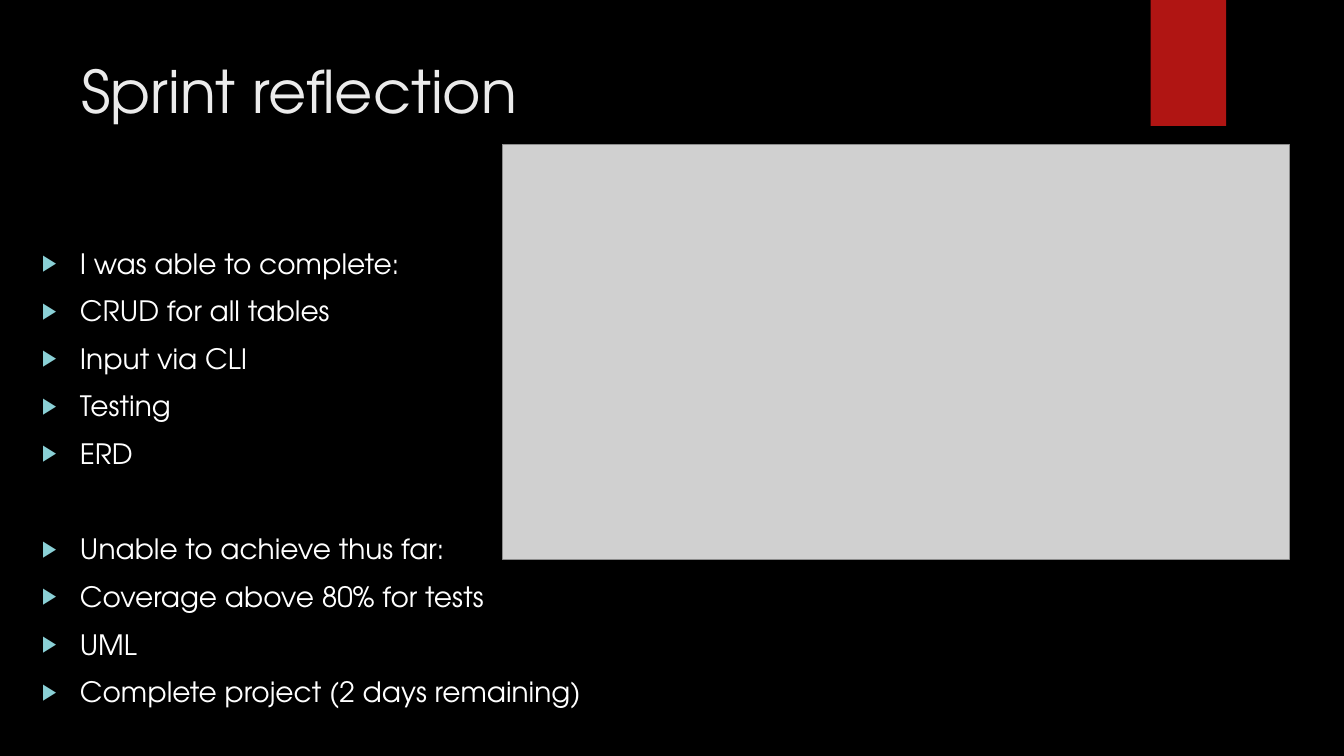
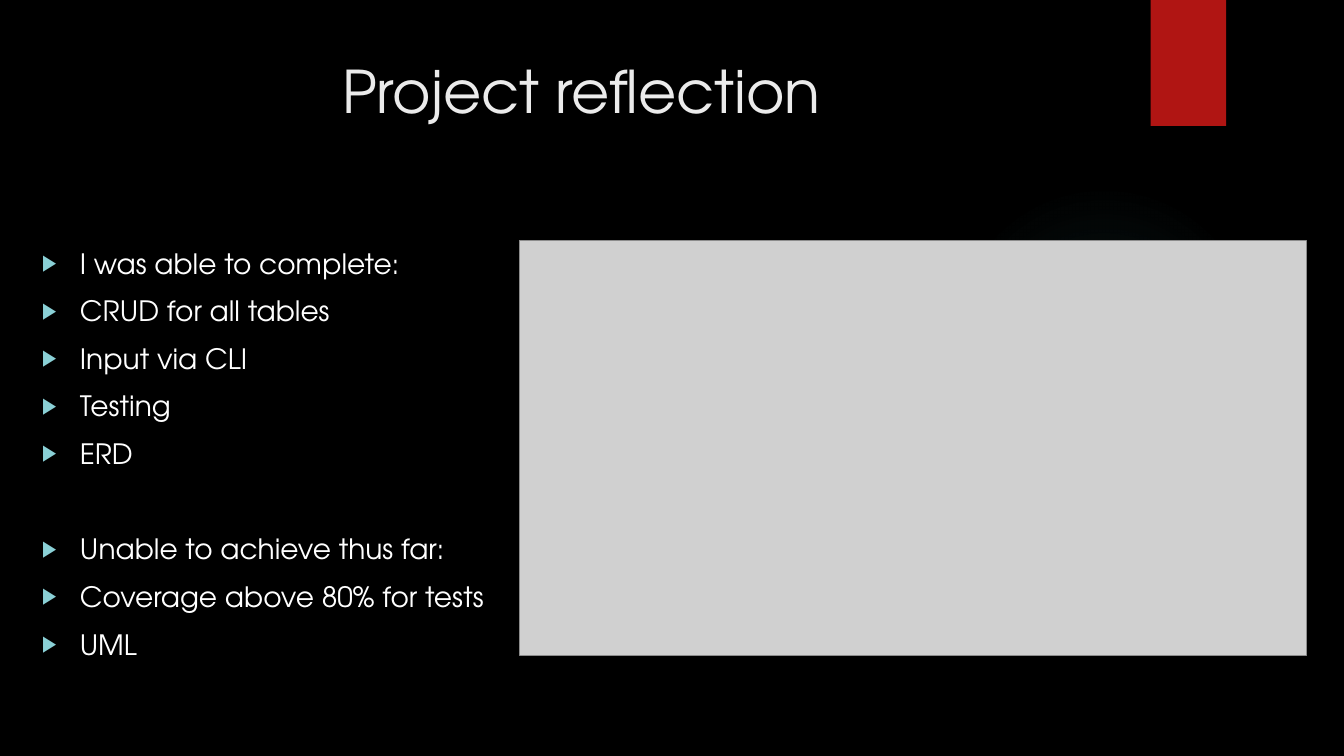
Before and after one commit to Toseef-Github/IMS-22EnableMay2, a slide deck: slide 11 of IMS Presentation.pptx (slide 10 before the commit). Drawn at 1344x756 pixels with LibreOffice and Linux fonts; fonts in the diff are those of the drawing; grey boxes stand for pictures; background and template pictures are left out. Boxes give left, top, right and bottom in pixels: in the first picture for what was removed or moved away, otherwise in the second. Text is boxed around its words. In the diff, an @@ line names an element or a change of style, - is before the commit and + after.

```diff
--- a/IMS Presentation.pptx
+++ b/IMS Presentation.pptx
@@ title at (342,69,821,124): text changed @@
-Sprint reflection
+Project reflection
@@ ellipse added at (949,185,1259,495), fill gradient #50B9C1 @@
@@ picture: place and size @@
-picture at (503,145,1290,560)
+picture at (520,241,1307,655)
@@ text at (80,681,581,708): paragraph removed @@
-▶ Complete project (2 days remaining)
```
Also in this commit, not shown: 8 other slides changed.
